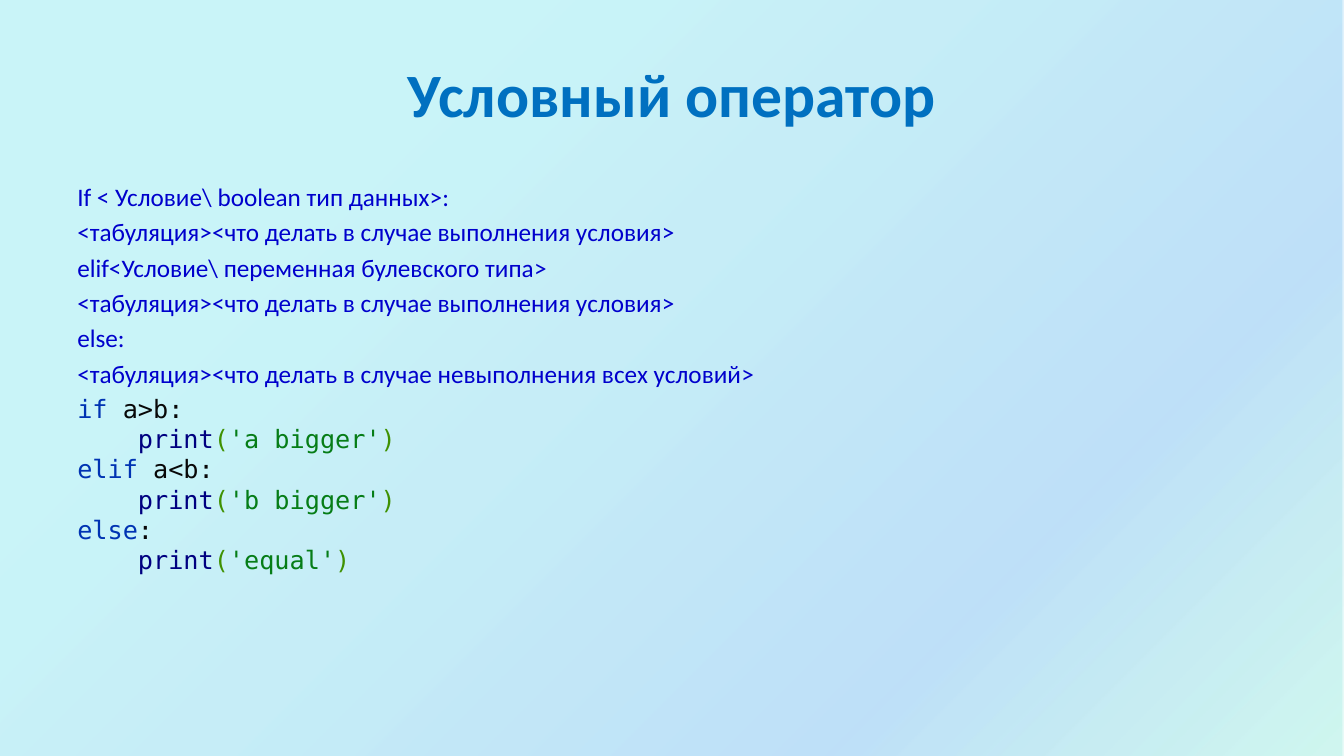
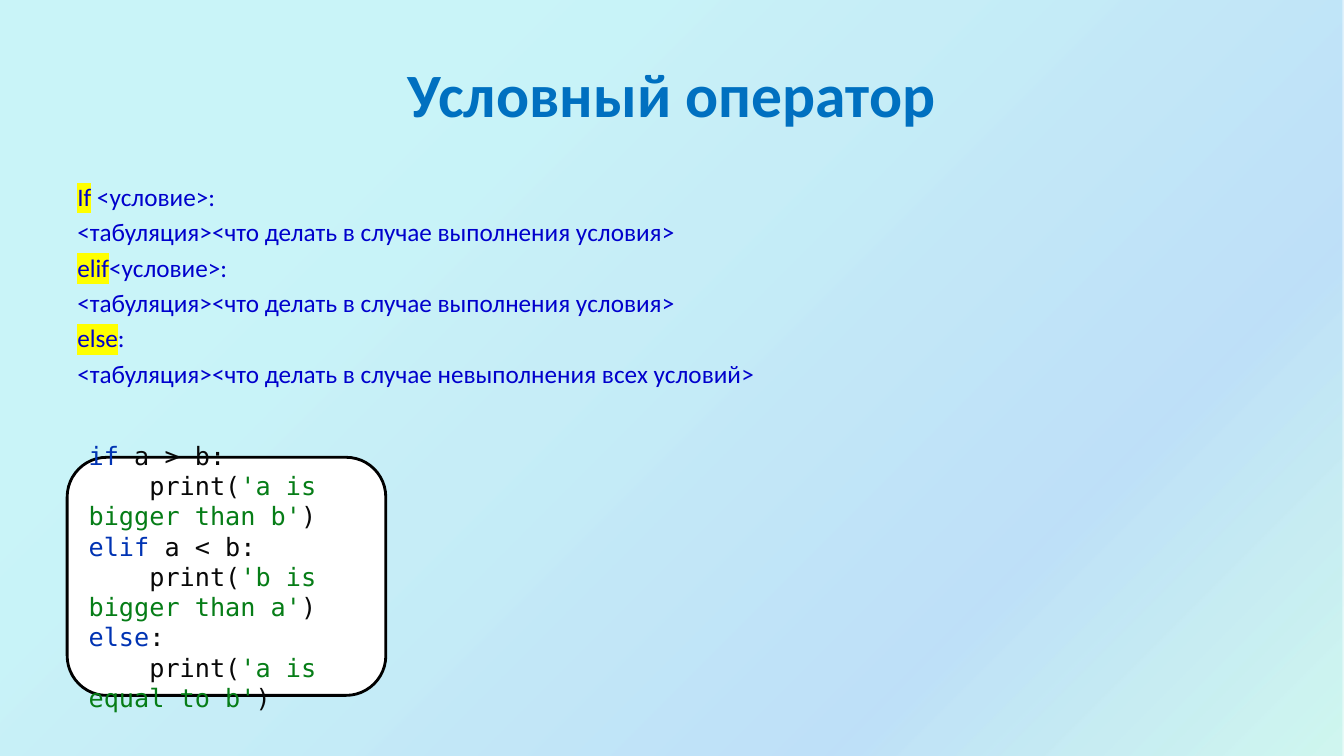
Before and after one commit to divorcehehehe/python, a slide deck: slide 18 of lesson01/Introduction.pptx. Drawn at 1344x756 pixels with LibreOffice and Linux fonts; fonts in the diff are those of the drawing; background and template pictures are left out. Boxes give left, top, right and bottom in pixels: in the first picture for what was removed or moved away, otherwise in the second. Text is boxed around its words. In the diff, an @@ line names an element or a change of style, - is before the commit and + after.

```diff
--- a/lesson01/Introduction.pptx
+++ b/lesson01/Introduction.pptx
@@ text at [77,188,215,210]: text changed @@
-If < Условие\ boolean тип данных>:
+If <условие>:
@@ text at [77,256,227,283]: text changed @@
-elif<Условие\ переменная булевского типа>
+elif<условие>:
@@ text at [77,327,124,354]: highlight none to #FFFF00 in "else:" @@
@@ text at [77,399,395,575]: paragraph removed @@
-if a>b:
-print('a bigger')
-elif a<b:
-print('b bigger')
-else:
-print('equal')
@@ rounded rectangle added at [68,458,386,696], fill #FFFFFF, outline #000000 2 pt, 18 pt, text #067D17 @@
+if a > b:
+print('a is bigger than b')
+elif a < b:
+print('b is bigger than a')
+else:
+print('a is equal to b')
```
Also in this commit, not shown: 14 other slides changed, 1 slide added, 39 slides removed.
